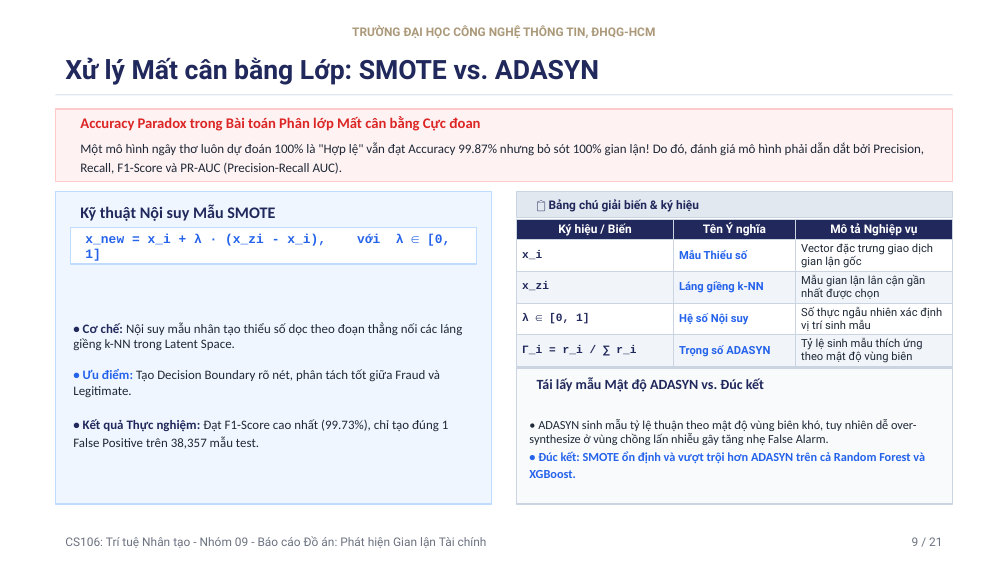
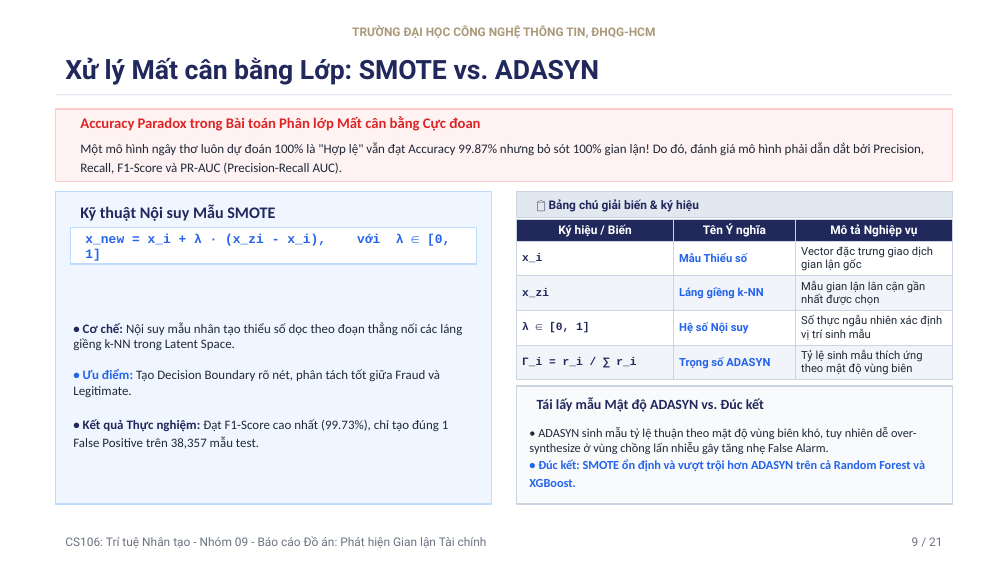
Before and after one commit to uit-25730067-chithanh/CS106-Team09-Fraud-Detection, a slide deck: slide 9 of draft/fraud-detection/slide/[Nhom9]_Slide_FraudDetection_Academic_VN.pptx. Drawn at 1008x567 pixels with LibreOffice and Linux fonts; fonts in the diff are those of the drawing. Boxes give left, top, right and bottom in pixels: in the first picture for what was removed or moved away, otherwise in the second. Text is boxed around its words. In the diff, an @@ line names an element or a change of style, - is before the commit and + after.

```diff
--- a/draft/fraud-detection/slide/[Nhom9]_Slide_FraudDetection_Academic_VN.pptx
+++ b/draft/fraud-detection/slide/[Nhom9]_Slide_FraudDetection_Academic_VN.pptx
@@ table: place and size @@
-table at box(516, 220, 953, 367)
+table at box(516, 220, 953, 380)
@@ rectangle: place and size @@
-rectangle at box(516, 368, 953, 504)
+rectangle at box(516, 386, 953, 504)
@@ text "• ADASYN sinh mẫu tỷ ...": place and size @@
-text "• ADASYN sinh mẫu tỷ ..." at box(529, 419, 925, 478)
+text "• ADASYN sinh mẫu tỷ ..." at box(529, 427, 925, 487)
@@ text "Tái lấy mẫu Mật độ ...": place and size @@
-text "Tái lấy mẫu Mật độ ..." at box(537, 377, 764, 392)
+text "Tái lấy mẫu Mật độ ..." at box(537, 397, 764, 412)
```
Also in this commit, not shown: 9 other slides changed, 1 other file.
